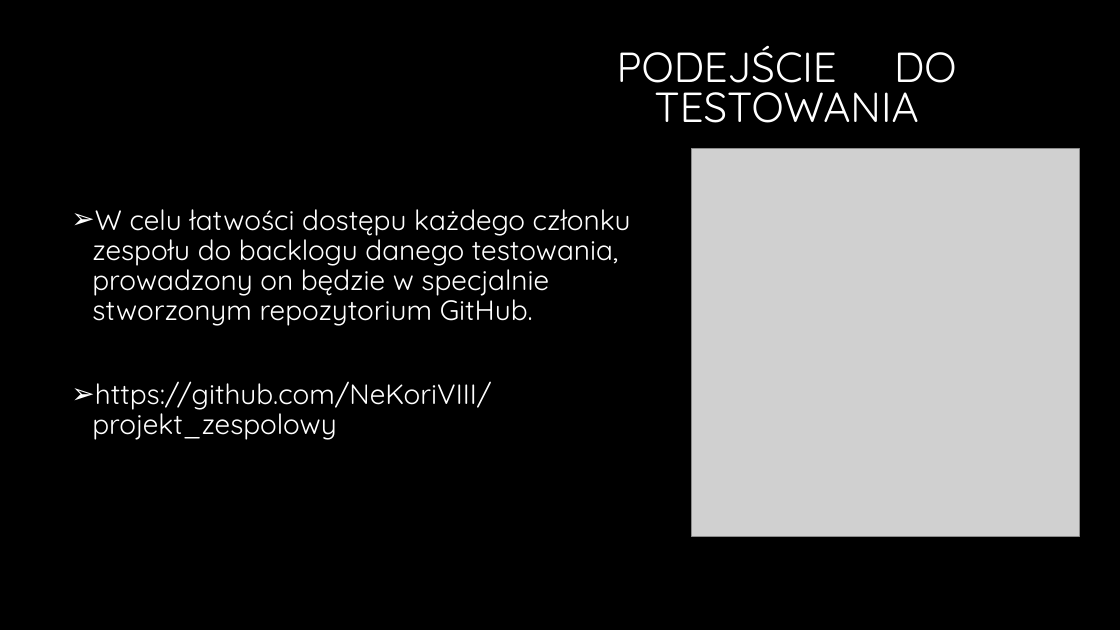
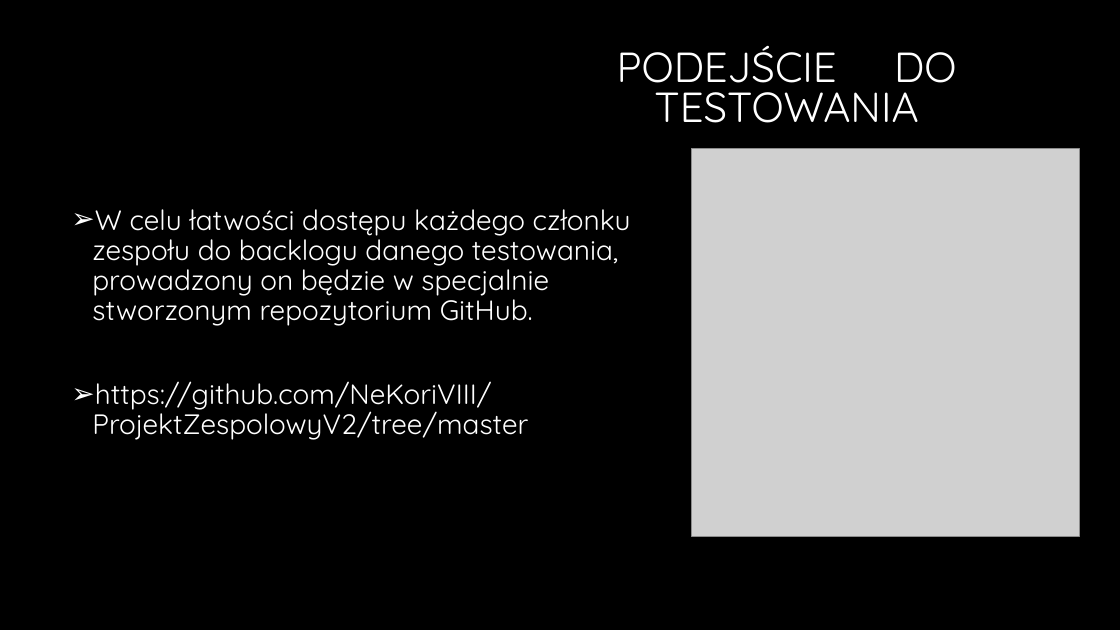
Before and after one commit to NeKoriVIII/ProjektZespolowyV2, a slide deck: slide 6 of Prezentacja_Projekt_zesolowy.pptx. Drawn at 1120x630 pixels with LibreOffice and Linux fonts; fonts in the diff are those of the drawing; grey boxes stand for pictures; background and template pictures are left out. Boxes give left, top, right and bottom in pixels: in the first picture for what was removed or moved away, otherwise in the second. Text is boxed around its words. In the diff, an @@ line names an element or a change of style, - is before the commit and + after.

Commit message:
Dodanie projektu z pycharm

```diff
--- a/Prezentacja_Projekt_zesolowy.pptx
+++ b/Prezentacja_Projekt_zesolowy.pptx
@@ text at <box>92,381,528,440</box>: text changed @@
-➢ https://github.com/NeKoriVIII/projekt_zespolowy
+➢ https://github.com/NeKoriVIII/ProjektZespolowyV2/tree/master
```
Also in this commit, not shown: 10 other files.
